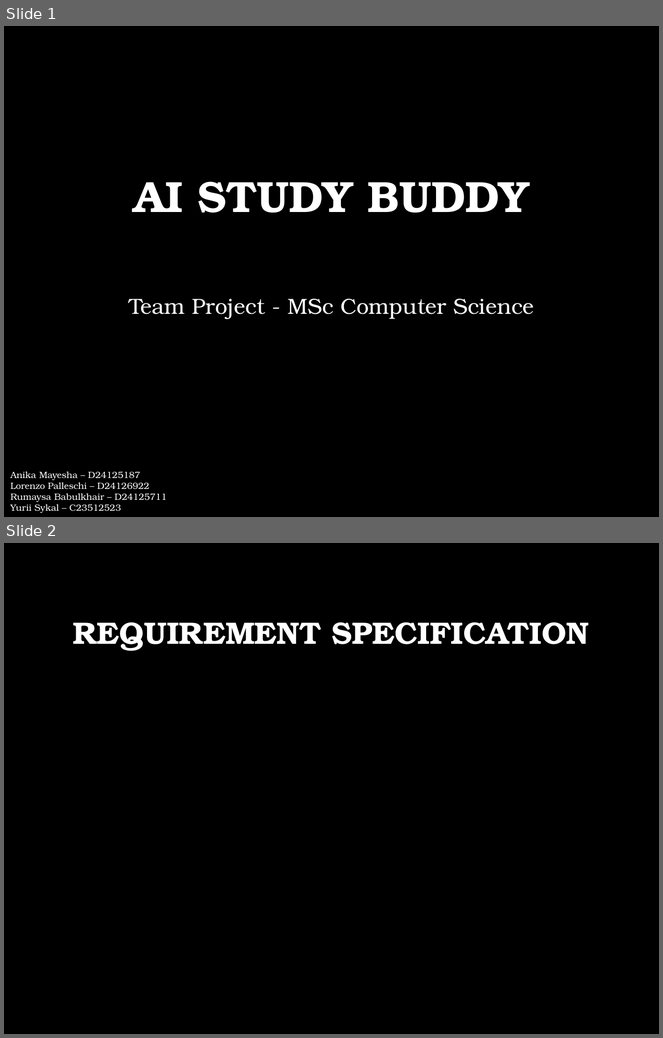
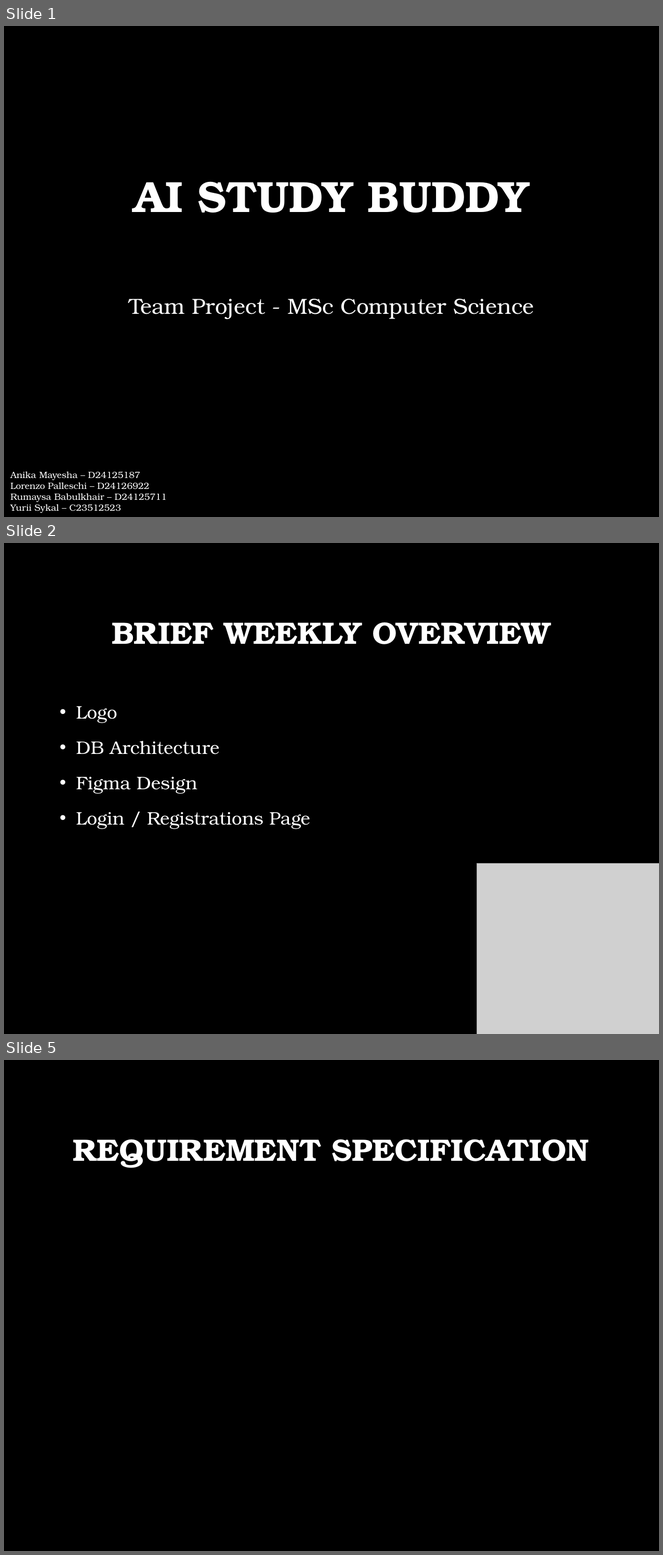
Before and after one commit to yuriiSY/Study-Buddy, a slide deck: Weekly Submissions/Week3/Presentation Week 3.pptx. Shown one above the other, each under a label of ours: slides 1 and 2 before the commit, slides 1, 2 and 5 after it; the slides between them are not shown. The pictures are 663x1038 and 663x1555 pixels, drawn with LibreOffice and Linux fonts; fonts in the diff are those of the drawing; grey boxes stand for pictures; background and template pictures are left out. Boxes give left, top, right and bottom in pixels: in the first picture for what was removed or moved away, otherwise in the second. Text is boxed around its words. In the diff, an @@ line names an element or a change of style, - is before the commit and + after.

```diff
--- a/Weekly Submissions/Week3/Presentation Week 3.pptx
+++ b/Weekly Submissions/Week3/Presentation Week 3.pptx
@@ slide 2 added at [4,543,659,1034], background picture (left out) @@
@@ title added at [112,622,551,644], 34 pt, text #FFFFFF, bold @@
+BRIEF WEEKLY OVERVIEW
@@ text added at [76,706,310,830], 20 pt, text #FFFFFF @@
+• Logo
+• DB Architecture
+• Figma Design
+• Login / Registrations Page
@@ picture added at [477,863,659,1034] @@
@@ what was slide 2 is now slide 5 @@
```
Also in this commit, not shown: 4 other slides added, 1 slide removed.
